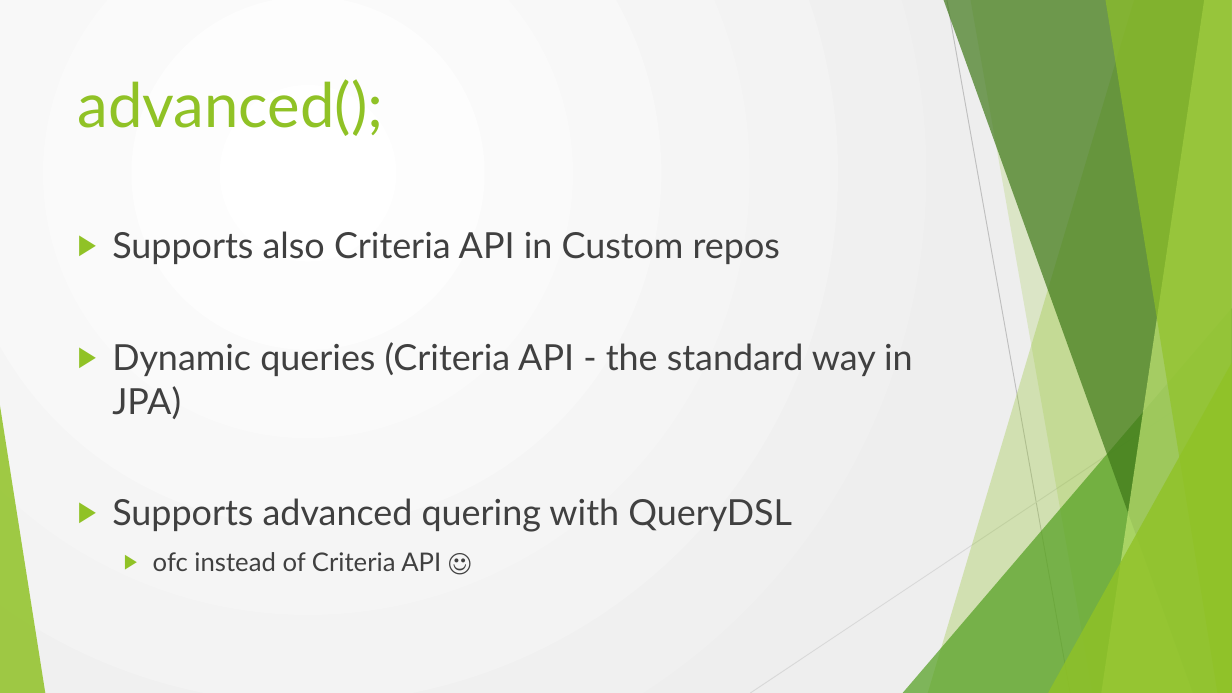
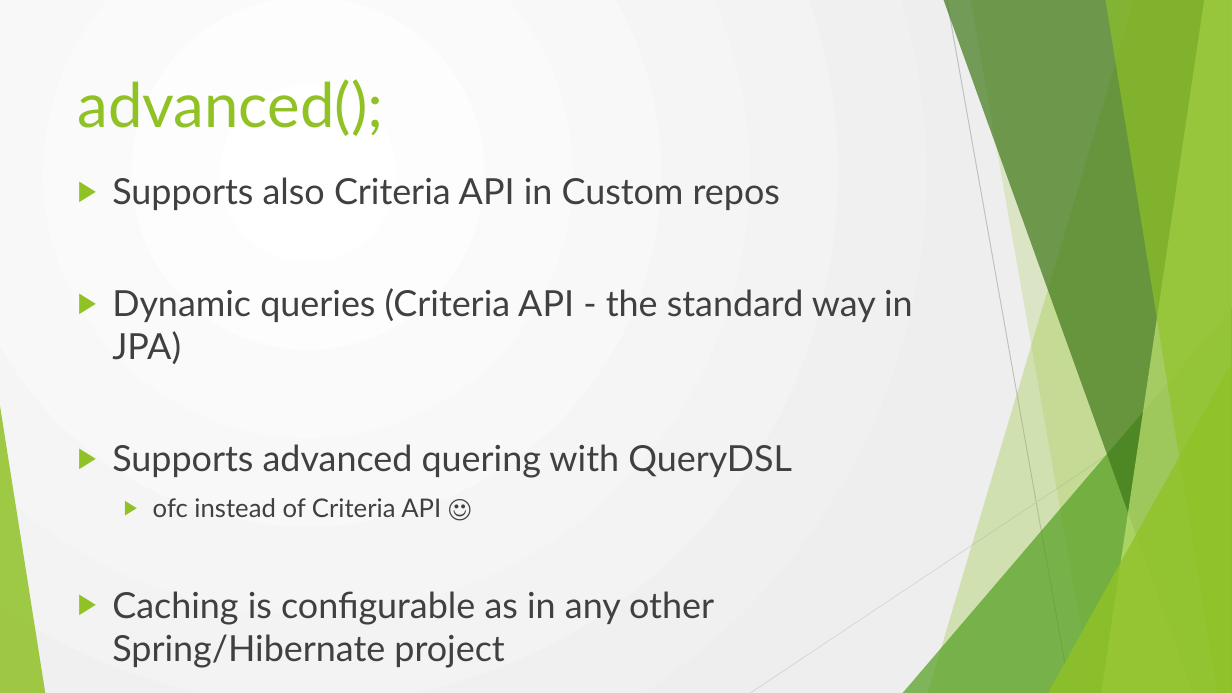
Before and after one commit to cosminspn/cc-apr-2016, a slide deck: slide 19 of documents/Prezentare/cc-2016-spring-data.pptx. Drawn at 1232x693 pixels with LibreOffice and Linux fonts; fonts in the diff are those of the drawing. Boxes give left, top, right and bottom in pixels: in the first picture for what was removed or moved away, otherwise in the second. Text is boxed around its words. In the diff, an @@ line names an element or a change of style, - is before the commit and + after.

Commit message:
ddd

```diff
--- a/documents/Prezentare/cc-2016-spring-data.pptx
+++ b/documents/Prezentare/cc-2016-spring-data.pptx
@@ text "Supports also Criteria API in ..." moved from (x1=112, y1=231, x2=913, y2=571) to (x1=112, y1=177, x2=913, y2=668) @@
@@ text at (x1=112, y1=591, x2=714, y2=668): paragraph added @@
+▶ Caching is configurable as in any other Spring/Hibernate project
```
Also in this commit, not shown: 1 other slide changed.
